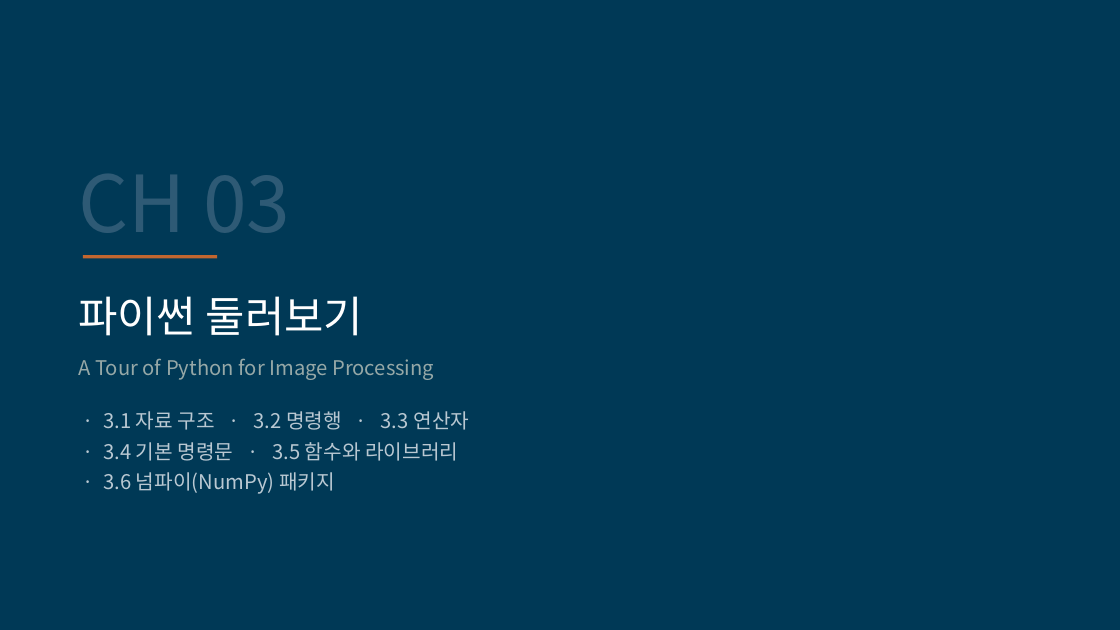
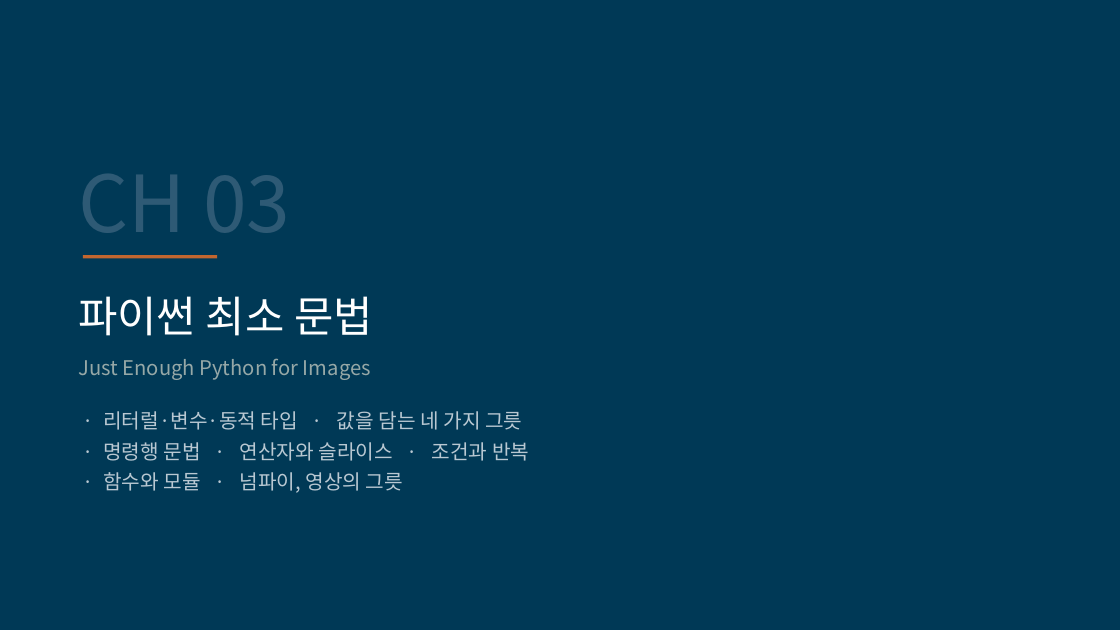
Before and after one commit to kkiimmiinn/cs-study-lab, a slide deck: slide 3 of ips/영상처리시스템_CH03.pptx. Drawn at 1120x630 pixels with LibreOffice and Linux fonts; fonts in the diff are those of the drawing. Boxes give left, top, right and bottom in pixels: in the first picture for what was removed or moved away, otherwise in the second. Text is boxed around its words. In the diff, an @@ line names an element or a change of style, - is before the commit and + after.

```diff
--- a/ips/영상처리시스템_CH03.pptx
+++ b/ips/영상처리시스템_CH03.pptx
@@ text at <box>78,296,373,336</box>: text changed @@
-파이썬 둘러보기
+파이썬 최소 문법
@@ text at <box>78,358,371,380</box>: text changed @@
-A Tour of Python for Image Processing
+Just Enough Python for Images
@@ text at <box>103,411,522,430</box>: text changed @@
-· 3.1 자료 구조 · 3.2 명령행 · 3.3 연산자
+· 리터럴·변수·동적 타입 · 값을 담는 네 가지 그릇
@@ text at <box>103,442,529,461</box>: text changed @@
-· 3.4 기본 명령문 · 3.5 함수와 라이브러리
+· 명령행 문법 · 연산자와 슬라이스 · 조건과 반복
@@ text at <box>103,472,403,493</box>: text changed @@
-· 3.6 넘파이(NumPy) 패키지
+· 함수와 모듈 · 넘파이, 영상의 그릇
```
Also in this commit, not shown: 14 other slides changed, 51 other files.
